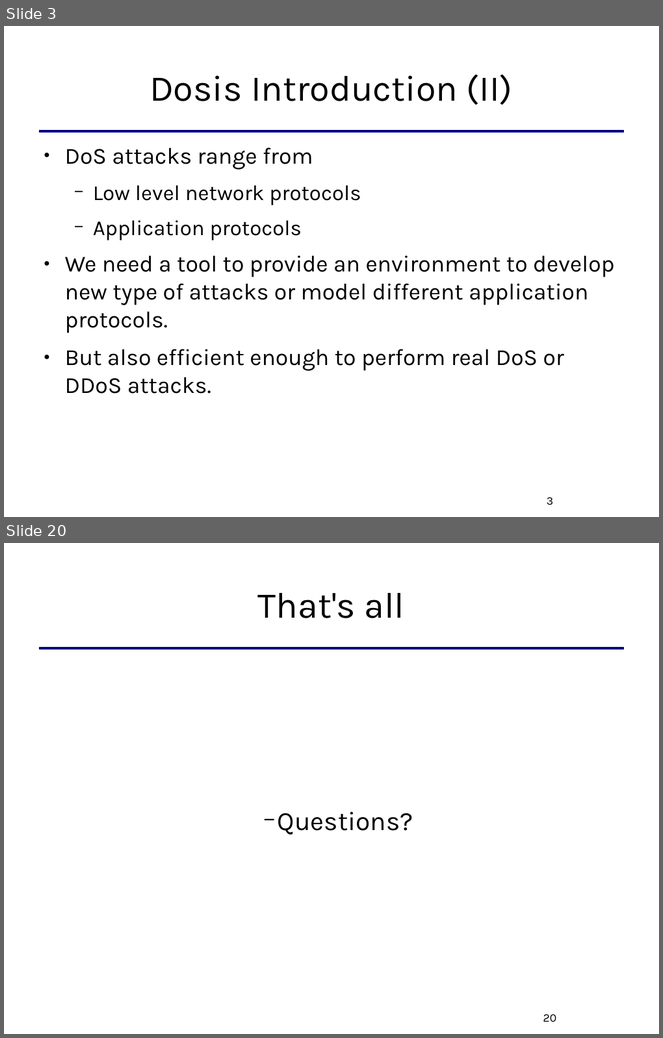
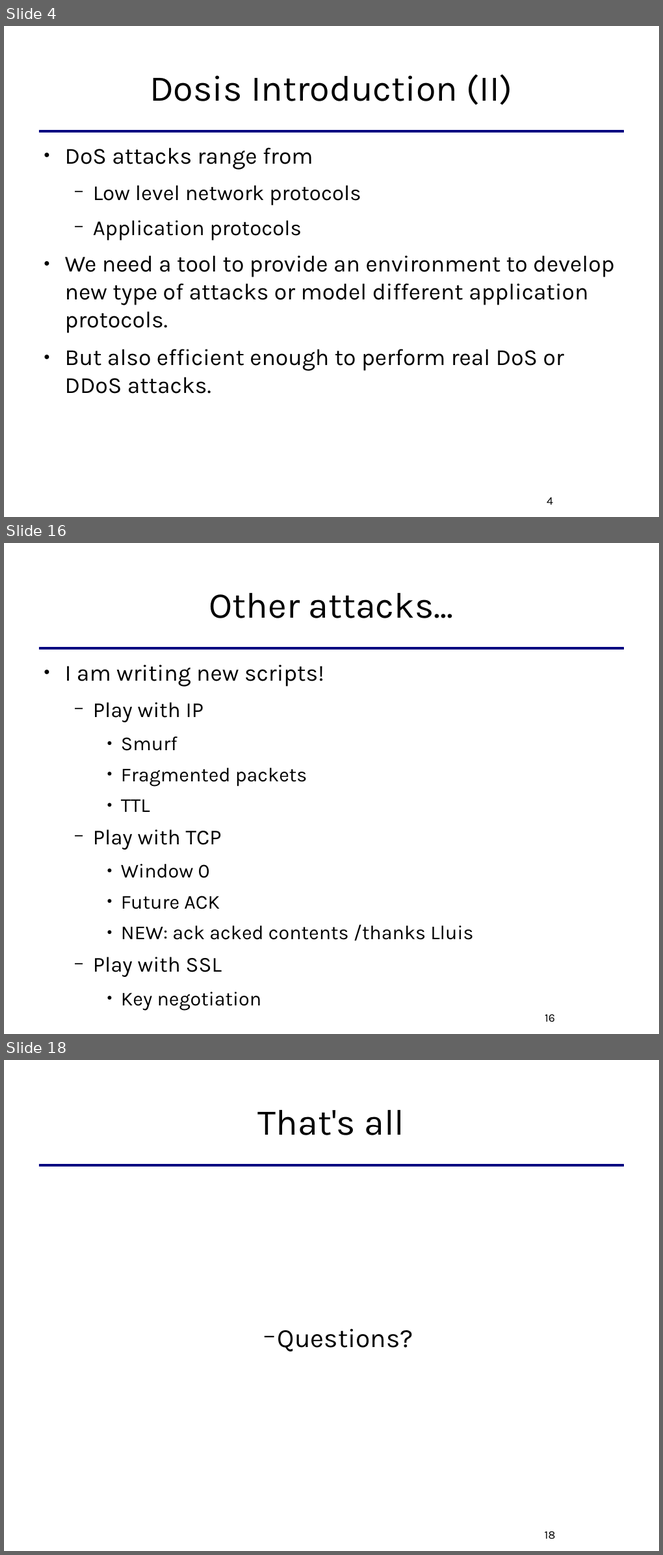
Before and after one commit to killabytenow/dosis, a slide deck: doc/Dosis-SCG-2009.odp. Shown one above the other, each under a label of ours: slides 3 and 20 before the commit, slides 4, 16 and 18 after it; the slides between them are not shown. The pictures are 663x1038 and 663x1555 pixels, drawn with LibreOffice and Linux fonts; fonts in the diff are those of the drawing. Boxes give left, top, right and bottom in pixels: in the first picture for what was removed or moved away, otherwise in the second. Text is boxed around its words. In the diff, an @@ line names an element or a change of style, - is before the commit and + after.

```diff
--- a/doc/Dosis-SCG-2009.odp
+++ b/doc/Dosis-SCG-2009.odp
@@ slide 16 added at [4, 543, 659, 1034], background #FFFFFF; not listed: 1 template element that a slide beside it also shows @@
@@ title added at [209, 593, 453, 618], 44 pt, text #000000 @@
+Other attacks...
@@ text added at [65, 665, 473, 1011], 24 pt, text #000000 @@
+● I am writing new scripts!
+  − Play with IP
+    ● Smurf
+    ● Fragmented packets
+    ● TTL
+  − Play with TCP
+    ● Window 0
+    ● Future ACK
+    ● NEW: ack acked contents /thanks Lluis
+  − Play with SSL
+    ● Key negotiation
@@ page number added at [545, 1014, 555, 1022], 14 pt, text #000000 @@
+16
@@ what was slide 3 is now slide 4 @@
@@ page number at [547, 497, 553, 505]: text changed @@
-3
+4
@@ what was slide 20 is now slide 18 @@
@@ page number at [545, 1531, 556, 1539]: text changed @@
-20
+18
```
Also in this commit, not shown: 2 slides changed, 11 other slides added, 14 slides removed.
